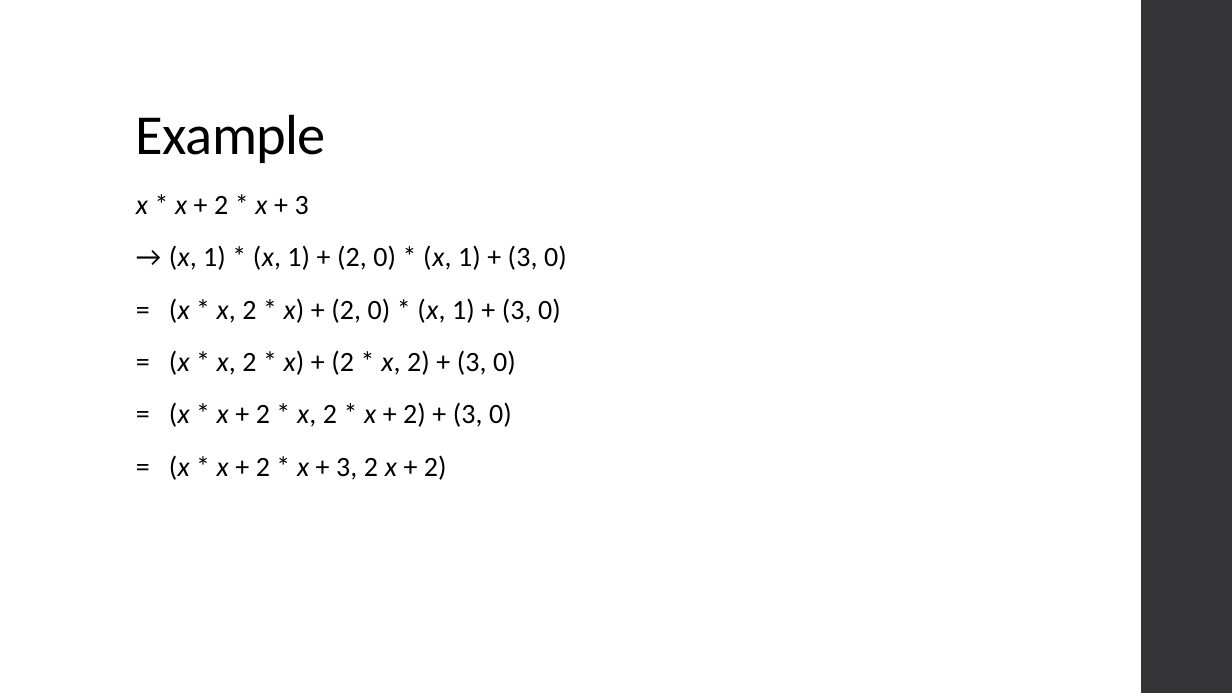
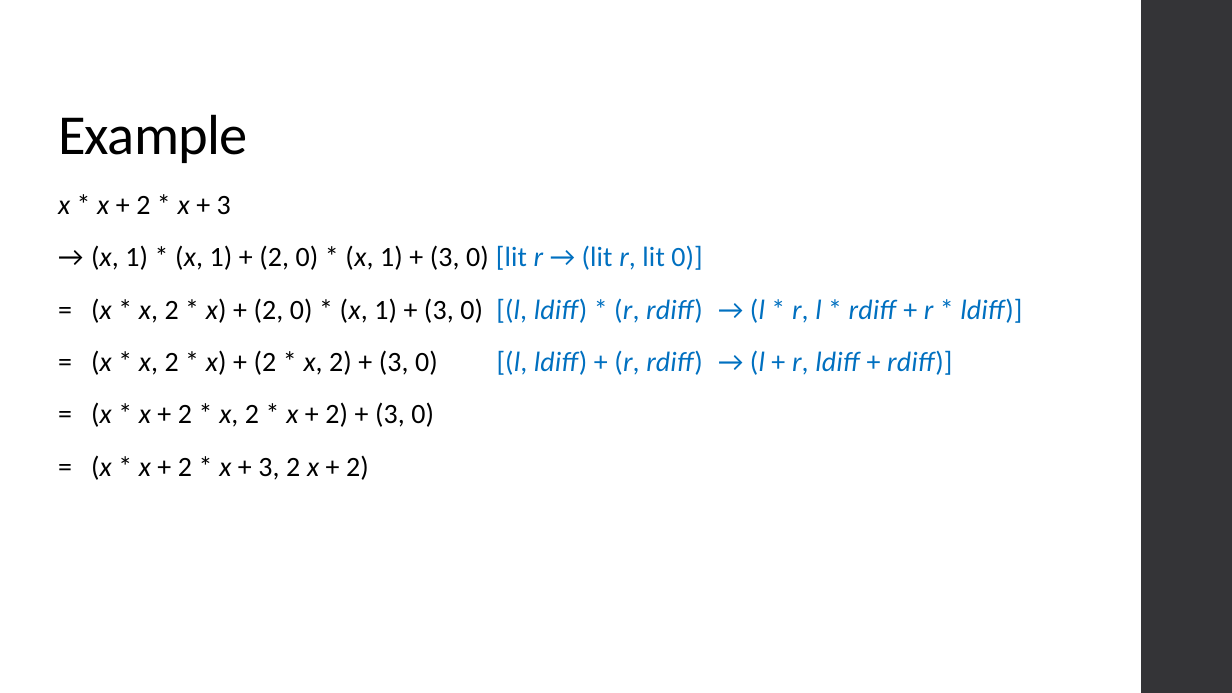
Before and after one commit to ThoughtWorksInc/DeepDarkFantasy, a slide deck: slide 13 of Talk.pptx. Drawn at 1232x693 pixels with LibreOffice and Linux fonts; fonts in the diff are those of the drawing. Boxes give left, top, right and bottom in pixels: in the first picture for what was removed or moved away, otherwise in the second. Text is boxed around its words. In the diff, an @@ line names an element or a change of style, - is before the commit and + after.

```diff
--- a/Talk.pptx
+++ b/Talk.pptx
@@ title "Example": place and size @@
-title "Example" at (136, 114, 326, 163)
+title "Example" at (58, 114, 248, 163)
@@ text "x * x + 2 ...": place and size @@
-text "x * x + 2 ..." at (136, 196, 567, 480)
+text "x * x + 2 ..." at (58, 196, 1022, 480)
@@ text at (91, 245, 1022, 375): text changed; text colour #000000 to #0070C0 @@
-→ (x, 1) * (x, 1) + (2, 0) * (x, 1) + (3, 0)
-= (x * x, 2 * x) + (2, 0) * (x, 1) + (3, 0)
-= (x * x, 2 * x) + (2 * x, 2) + (3, 0)
+→ (x, 1) * (x, 1) + (2, 0) * (x, 1) + (3, 0) [lit r → (lit r, lit 0)]
+= (x * x, 2 * x) + (2, 0) * (x, 1) + (3, 0) [(l, ldiff) * (r, rdiff) → (l * r, l * rdiff + r * ldiff)]
+= (x * x, 2 * x) + (2 * x, 2) + (3, 0) [(l, ldiff) + (r, rdiff) → (l + r, ldiff + rdiff)]
```
Also in this commit, not shown: 3 other slides changed.
